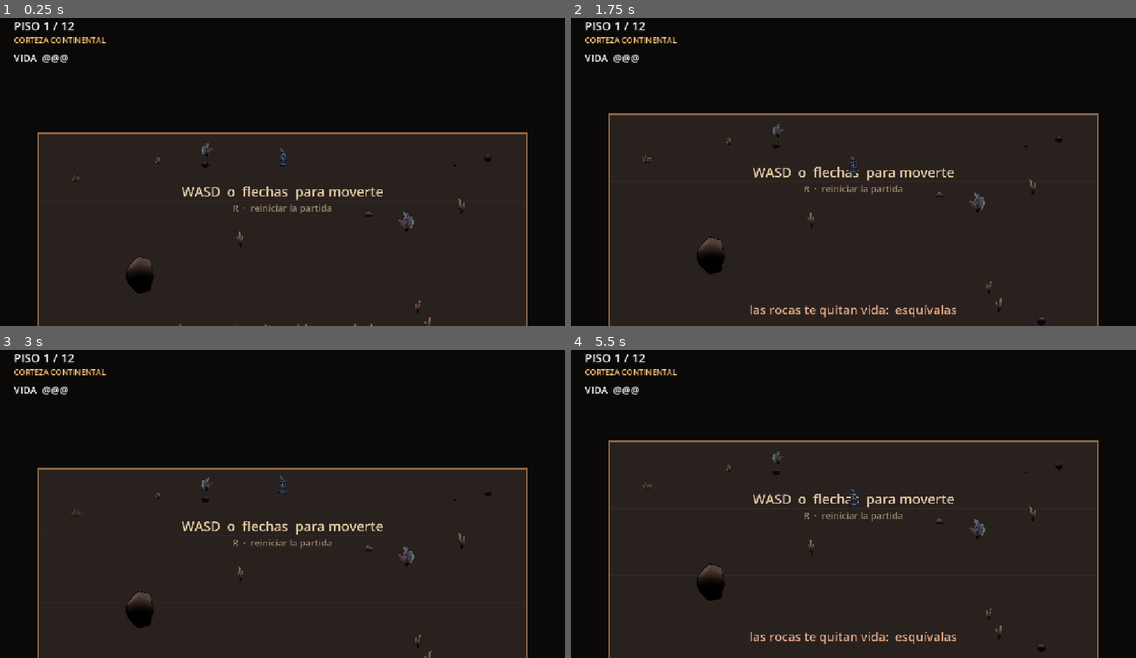
Above: before the commit, frames 1-4 (two rows, left to right).
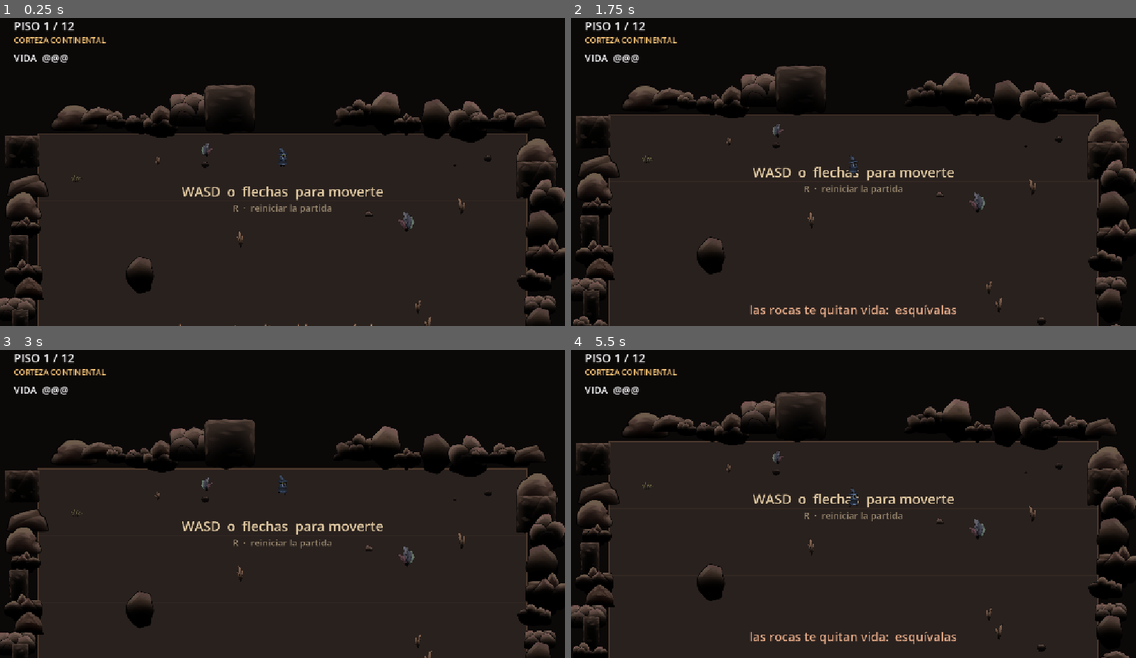
Above: after the commit, the same moments.

Repository: MatiasRodrigo0502/Vacio
Game: Godot game, scene res://scenes/Principal.tscn
Same seed, same stepped clock (60 frames per second), same inputs: the game is played once before the commit and once after it.
Inputs:
- Up to frame 1 (0.25 s): no input
- Up to frame 2 (1.75 s): tap Enter at 0.5 s; hold D (mover_derecha) 0.53-1.28 s; hold R (reiniciar_partida) 0.53-1.28 s; hold S (mover_abajo) from 1.28 s (still down); tap R (reiniciar_partida) at 1.35 s
- Up to frame 3 (3 s): release S (mover_abajo) at 2.03 s; hold D (mover_derecha) 2.03-2.78 s; hold R (reiniciar_partida) 2.03-2.78 s; hold W (mover_arriba) from 2.78 s (still down); tap R (reiniciar_partida) at 2.85 s
- Up to frame 4 (5.5 s): release W (mover_arriba) at 3.53 s; hold R (reiniciar_partida) 3.53-4.28 s; hold A (mover_izquierda) 3.53-5.03 s; tap R (reiniciar_partida) at 4.35 s; hold S (mover_abajo) from 5.03 s (still down); hold R (reiniciar_partida) from 5.03 s (still down)

The runs differ from the first frame. In frame 1, 6.1% of the frame differs, in the area x 0-100%, y 21-100%; in frame 2, 6.3%; in frame 3, 6.1%; in frame 4, 6.4%, in the area x 0-100%, y 13-100%.

Commit message:
Rodea el area de cada piso con rocas del pack que tenga asignado
El limite del area era una linea naranja dibujada y todo lo que habia
fuera era negro. Ahora el piso esta rodeado de piezas del mismo pack de
arte que usa dentro, asi que el borde parece la pared de la cueva.

- Van por fuera del borde y desplazadas hacia afuera: el suelo jugable
  tiene que quedar limpio. Son decoracion pura, no chocan con nada; la
  colision sigue siendo el muro invisible de _construir_muros().
- Se dejan huecos en el centro de arriba y de abajo, donde aparece el
  jugador y donde esta el circulo de salida: taparlos confundiria.
- CatalogoObstaculos gana rocas_todas(), que junta rocas, bloques y
  grupos. Para el borde da igual la familia, lo que importa es que la
  pieza tenga volumen.
- La linea del limite baja a alpha 0.35. Con las rocas alrededor el borde
  ya se ve, y la linea marcada encima parecia un marco de interfaz. Se
  mantiene tenue porque marca donde esta exactamente el muro invisible.

Verificado en headless: los 12 pisos montan entre 101 y 134 sprites
decorativos, sin fisica, y el recorrido completo hasta la victoria sigue
funcionando.

Co-Authored-By: Claude Opus 5 <noreply@anthropic.com>

Diff:
--- a/scripts/catalogo_obstaculos.gd
+++ b/scripts/catalogo_obstaculos.gd
@@ -41,3 +41,13 @@
 func esta_completo() -> bool:
 	return not piedras.is_empty() and not rocas.is_empty() \
 		and not bloques.is_empty() and not grupos.is_empty()
+
+
+## Todas las piezas grandes del pack juntas. Se usan para el borde del area,
+## donde da igual la familia: lo que importa es que tengan volumen.
+func rocas_todas() -> Array[Texture2D]:
+	var todas: Array[Texture2D] = []
+	todas.append_array(rocas)
+	todas.append_array(bloques)
+	todas.append_array(grupos)
+	return todas
--- a/scripts/piso.gd
+++ b/scripts/piso.gd
@@ -208,6 +208,7 @@
 			break
 
 	_colocar_decoracion(generador, tinte, catalogo)
+	_colocar_borde(generador, tinte, catalogo)
 
 
 ## Reparte piedras pequenas por el suelo. Son solo decoracion: sin colision y
@@ -259,6 +260,58 @@
 		_decoracion.add_child(adorno)
 
 
+## Rodea el area jugable con rocas, para que el limite deje de ser una linea
+## dibujada y parezca la pared de la cueva.
+##
+## Van POR FUERA del borde, desplazadas hacia afuera: el suelo jugable tiene que
+## quedar limpio. La colision sigue siendo el muro invisible de _construir_muros,
+## estas piezas no chocan con nada.
+##
+## Se dejan huecos en el centro de los lados corto: arriba aparece el jugador y
+## abajo esta el circulo de salida, y taparlos con rocas confundiria.
+func _colocar_borde(generador: RandomNumberGenerator, tinte: Color,
+		catalogo: CatalogoObstaculos) -> void:
+	var piezas := catalogo.rocas_todas()
+	if piezas.is_empty():
+		return
+
+	var mitad_ancho := _ancho() * 0.5
+	var mitad_alto := _alto() * 0.5
+	# Las piezas del borde son mayores que las del suelo: tienen que leerse como
+	# pared, no como piedras sueltas.
+	var lado_medio := clampf(_ancho() * 0.09, 56.0, 130.0)
+
+	for lado_n in 4:
+		var horizontal := lado_n < 2
+		var largo := _ancho() if horizontal else _alto()
+		var signo := 1.0 if lado_n % 2 == 0 else -1.0
+		var recorrido := -largo * 0.5
+		while recorrido < largo * 0.5:
+			var tamano := lado_medio * generador.randf_range(0.7, 1.5)
+			var salto := tamano * generador.randf_range(0.45, 0.8)
+			recorrido += salto
+
+			# Hueco para la entrada (arriba) y la salida (abajo).
+			if horizontal and absf(recorrido) < DESPEJE_SALIDA:
+				continue
+
+			var fuera := generador.randf_range(0.2, 0.55) * tamano
+			var posicion: Vector2
+			if horizontal:
+				posicion = Vector2(recorrido, signo * (mitad_alto + fuera))
+			else:
+				posicion = Vector2(signo * (mitad_ancho + fuera), recorrido)
+
+			var textura: Texture2D = piezas[generador.randi() % piezas.size()]
+			var roca := Sprite2D.new()
+			roca.texture = textura
+			roca.scale = Vector2.ONE * (tamano / maxf(textura.get_size().x, textura.get_size().y))
+			roca.flip_h = generador.randf() < 0.5
+			roca.modulate = Color(tinte.r, tinte.g, tinte.b, 1.0)
+			roca.position = posicion
+			_decoracion.add_child(roca)
+
+
 ## Pinta los carteles de controles si este piso los pide desde su .tres.
 func _colocar_tutorial() -> void:
 	if datos == null or not datos.mostrar_tutorial:
@@ -306,7 +359,11 @@
 
 	var rectangulo := Rect2(Vector2(-_ancho() * 0.5, -_alto() * 0.5), Vector2(_ancho(), _alto()))
 	draw_rect(rectangulo, color_suelo)
-	draw_rect(rectangulo, color_borde, false, 6.0)
+	# La linea del limite va tenue: desde que hay rocas rodeando el area, el
+	# borde ya se ve, y una linea marcada encima parecia un marco de interfaz.
+	# Se mantiene porque marca donde esta exactamente el muro invisible, que en
+	# un juego de precision el jugador agradece.
+	draw_rect(rectangulo, Color(color_borde.r, color_borde.g, color_borde.b, 0.35), false, 4.0)
 
 	# Lineas horizontales de referencia: sin ellas cuesta percibir el avance
 	# vertical sobre un fondo plano.
Not shown, changed: README.md
Not shown, changed: assets/README.md
